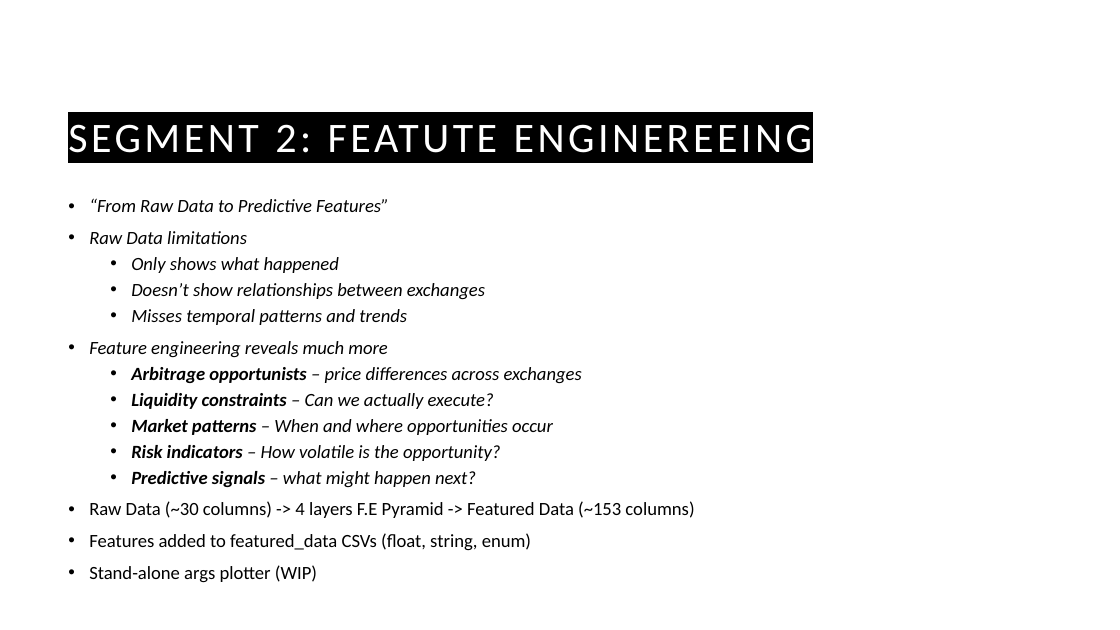
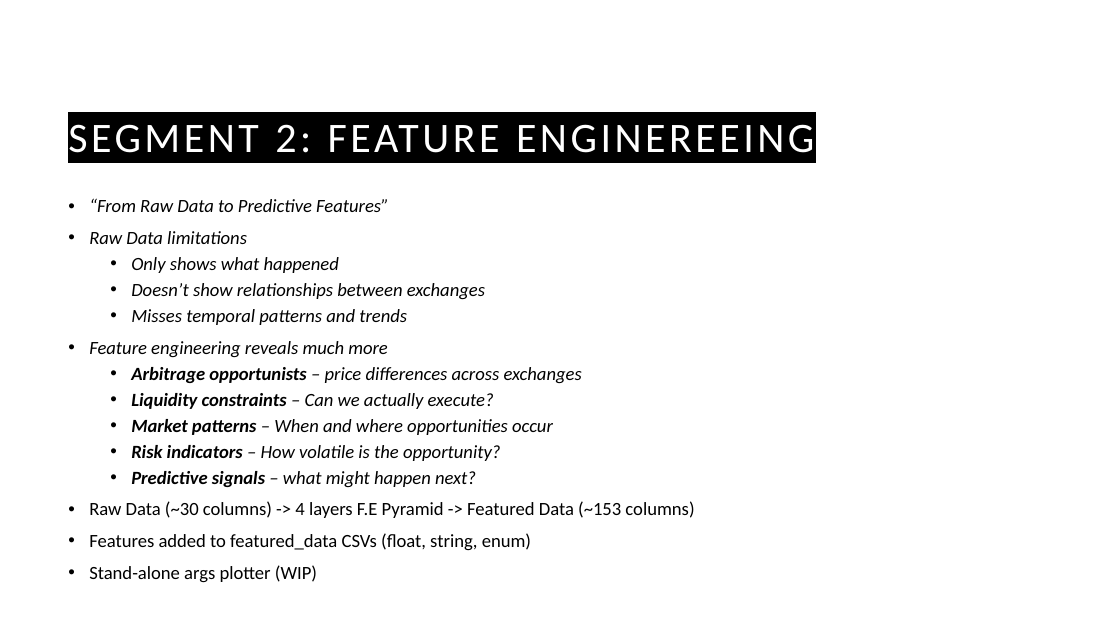
Before and after one commit to guyHarem/TAU_DS_Project, a slide deck: slide 10 of Presentations/Cryto Arbitrage P2.pptx (slide 8 before the commit). Drawn at 1120x630 pixels with LibreOffice and Linux fonts; fonts in the diff are those of the drawing; background and template pictures are left out. Boxes give left, top, right and bottom in pixels: in the first picture for what was removed or moved away, otherwise in the second. Text is boxed around its words. In the diff, an @@ line names an element or a change of style, - is before the commit and + after.

```diff
--- a/Presentations/Cryto Arbitrage P2.pptx
+++ b/Presentations/Cryto Arbitrage P2.pptx
@@ title at box(68, 124, 814, 153): text changed @@
-SEGMENT 2: FEATUTE ENGINEREEING
+SEGMENT 2: FEATURE ENGINEREEING
```
Also in this commit, not shown: 6 other slides changed, 3 slides added, 1 other file.
